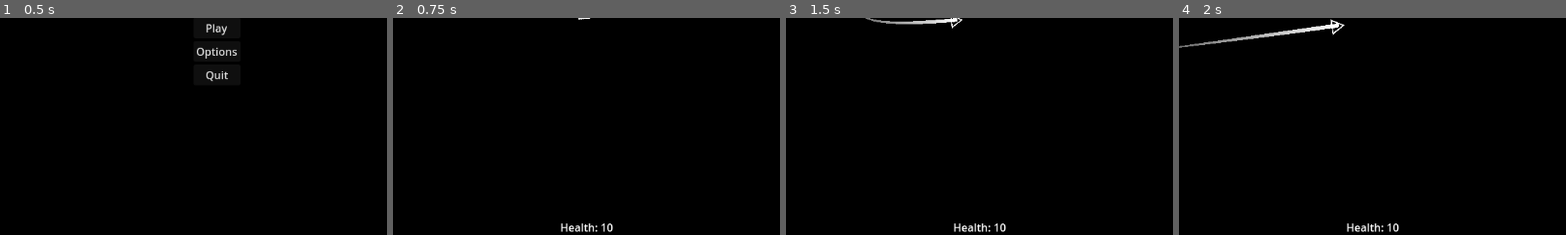
Above: before the commit, frames 1-4 (left to right).
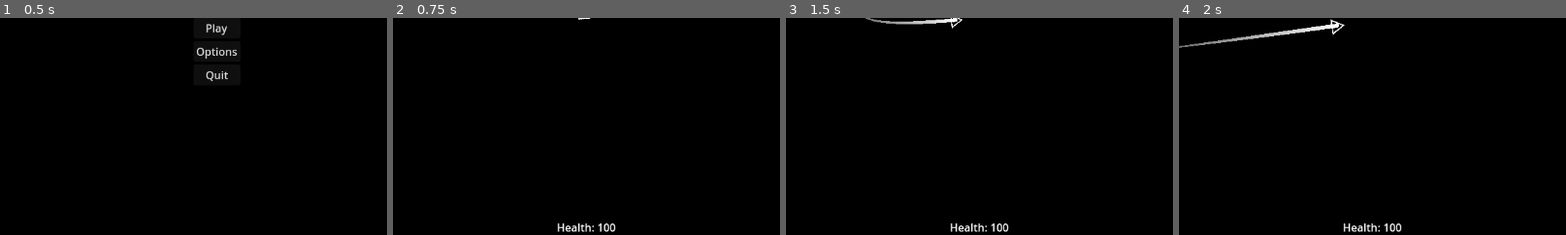
Above: after the commit, the same moments.

Repository: HazarBakir/void_blade
Game: Godot game, scene res://Scenes/main_menu.tscn
Two runs of this game, one before a commit and one after it. Both use one fixed random seed, a clock stepped at 60 frames per second and the inputs below. The engine's default icon, where the game draws it, is replaced by a stand-in: a white triangle on a blue panel in a dark square.
Inputs (mouse positions are % of the whole screen's width and height, from its top left):
- Up to frame 1 (0.5 s): no input
- Up to frame 2 (0.75 s): click "Play" at 0.5 s
- Up to frame 3 (1.5 s): move the mouse to (72, 45) at 1.27 s; press the mouse at (72, 45) at 1.28 s
- Up to frame 4 (2 s): no input
The pictures show only the part of the screen within x 25-75%, y 50-100%; the shares and areas given below are measured in that part.

Frame 1 is identical in both runs. In frame 2, 0.4% of the frame differs, in the area x 42-58%, y 94-99%; in frame 3, 0.4%; in frame 4, 0.4%.

Commit message:
feat: vanish on death

Diff:
--- a/Scenes/explode_enemy_death.tscn
+++ b/Scenes/explode_enemy_death.tscn
@@ -361,7 +361,7 @@
 shader_parameter/spread = 180.0
 shader_parameter/flatness = 0.0
 shader_parameter/inherit_emitter_velocity_ratio = 0.0
-shader_parameter/initial_linear_velocity_min = 0.0
+shader_parameter/initial_linear_velocity_min = 60.0
 shader_parameter/initial_linear_velocity_max = 100.0
 shader_parameter/directional_velocity_min = 6.0
 shader_parameter/directional_velocity_max = 11.015
@@ -381,7 +381,7 @@
 shader_parameter/damping_max = 0.0
 shader_parameter/initial_angle_min = -299.4
 shader_parameter/initial_angle_max = 103.2
-shader_parameter/scale_min = 2.0
+shader_parameter/scale_min = 5.405
 shader_parameter/scale_max = 7.0
 shader_parameter/hue_variation_min = 0.0
 shader_parameter/hue_variation_max = 0.0
--- a/Scripts/Player/player_movement.gd
+++ b/Scripts/Player/player_movement.gd
@@ -3,6 +3,7 @@
 @onready var explode_particle: GPUParticles2D = $"Explode Particle"
 @onready var camera: Camera2D = $Camera2D
 @onready var sprite: Sprite2D = $Sprite2D
+@onready var marker_2d: Marker2D = $Marker2D
 
 var isAlive: bool
 var speed: float = 700.0
@@ -83,17 +84,22 @@
 	camera.zoom.y = lerp(camera.zoom.y, target_zoom.y, zoom_speed * delta)
 
 func _trigger_death() -> void:
-	explode_particle.set_position(sprite.position)
+	explode_particle.set_position(marker_2d.position)
 	explode_particle.emitting = true
+	if not sprite == null:
+		sprite.queue_free()
 
 func _on_enemy_kill_area_area_entered(area: Area2D) -> void:
-	if _is_attacking_enemy(area):
+	if _is_enemy_area(area):
 		var enemy = area.get_parent()
-		if enemy.has_method("on_death"):
-			enemy.call("on_death")
 
-func _is_attacking_enemy(area: Area2D) -> bool:
-	return area.get_parent().is_in_group("enemies") and PlayerStats.is_attacking == true
+		if PlayerStats.is_attacking:
+			if enemy.has_method("on_death"):
+				enemy.call("on_death")
+		else:
+			PlayerStats.die()
+			if enemy.has_method("on_death"):
+				enemy.call("on_death")
 
-func on_death() -> void:
-	_trigger_death()
+func _is_enemy_area(area: Area2D) -> bool:
+	return area.get_parent().is_in_group("enemies")
--- a/Scripts/Player/player_stats.gd
+++ b/Scripts/Player/player_stats.gd
@@ -6,7 +6,7 @@
 signal experience_gained(amount)
 
 # Base Stats
-var max_health: int = 10
+var max_health: int = 100
 var max_stamina: int = 100
 var base_speed: int = 600
 var base_damage: int = 10
@@ -93,7 +93,7 @@
 	stamina_changed.emit(current_stamina, max_stamina)
 
 func die():
-	print("Player died!")
+	current_health = 0
 	# Player explodes to particles
 	# Screen Shakes at the same time
 	# Everything slows down
